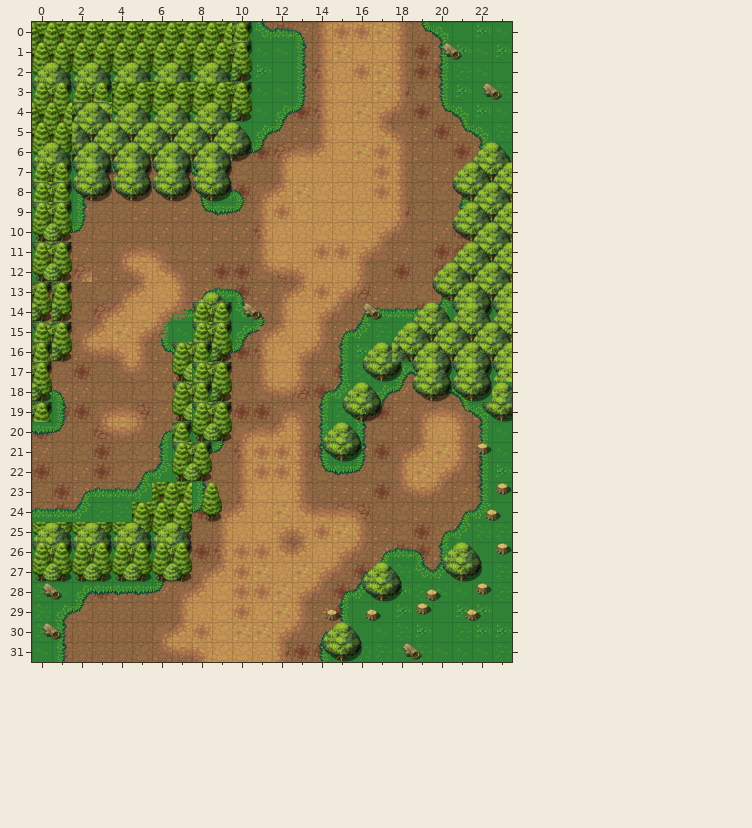
Two versions of a level (Tiled map (JSON), assets/levels/one/map/road.json). Above, as it was before the edit.
Cells are 32x32 px. Shown: x 0..23, y 0..31.
The result:
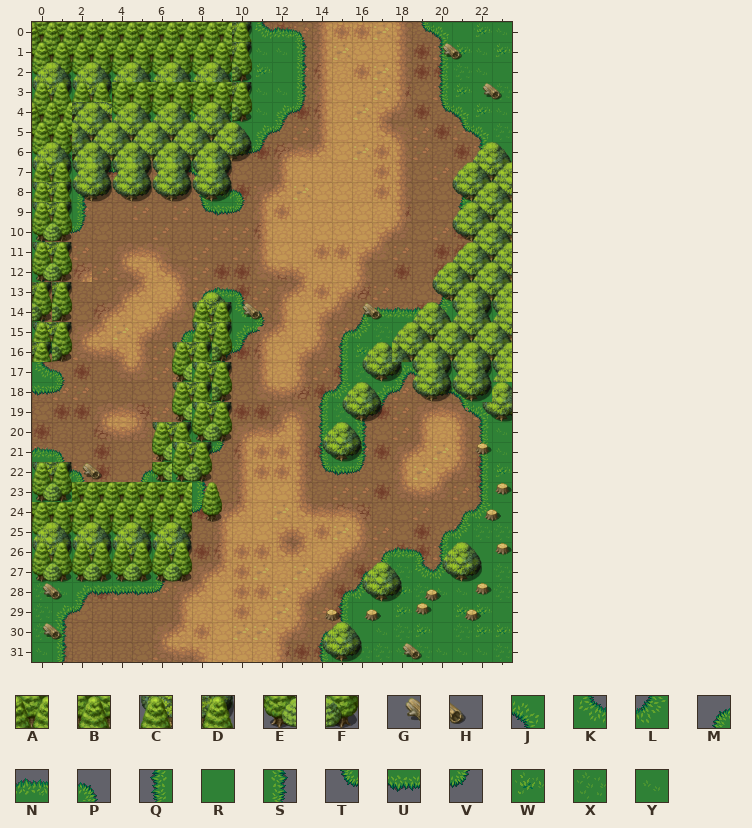
Key: from "Plants": A 42, B 58, C 90, D 91, E 106, F 107, G 141, H 142; from "terrain": J 128, K 148, L 149, M 168, N 169, P 170, Q 189, R 190, S 191, T 210, U 211, V 212, W 231, X 232, Y 233.
_ is an empty cell.
The edit:
Layer "Boden/Kachelebene 3":
y 14: x 6..8 MNL -> __Q
y 15: x 6..8 QYX -> _ML
y 16: x 6..7 TJ -> _Q
y 17: x 0..1 S_ -> KP
y 18: x 0..1 KP -> UV
y 19: x 0..1 RS -> __
y 20: x 0..1 UV -> __
y 21: x 0..1 __ -> NP
y 22: x 0..2 ___ -> XKP
y 23: x 0..2 __M -> YRK
y 24: x 0..2 NNL -> WWX
Layer "Wald/Kachelebene 5":
y 17: x 0 D -> _
y 18: x 0 F -> _
y 19: x 0 D -> _
y 20: x 6 _ -> C
y 21: x 6 _ -> E
y 22: x 0..3 ____ -> CDGH; x 6 _ -> E
y 23: x 0..5 ______ -> EFAAAA
y 24: x 0..4 _____ -> BBBBB
